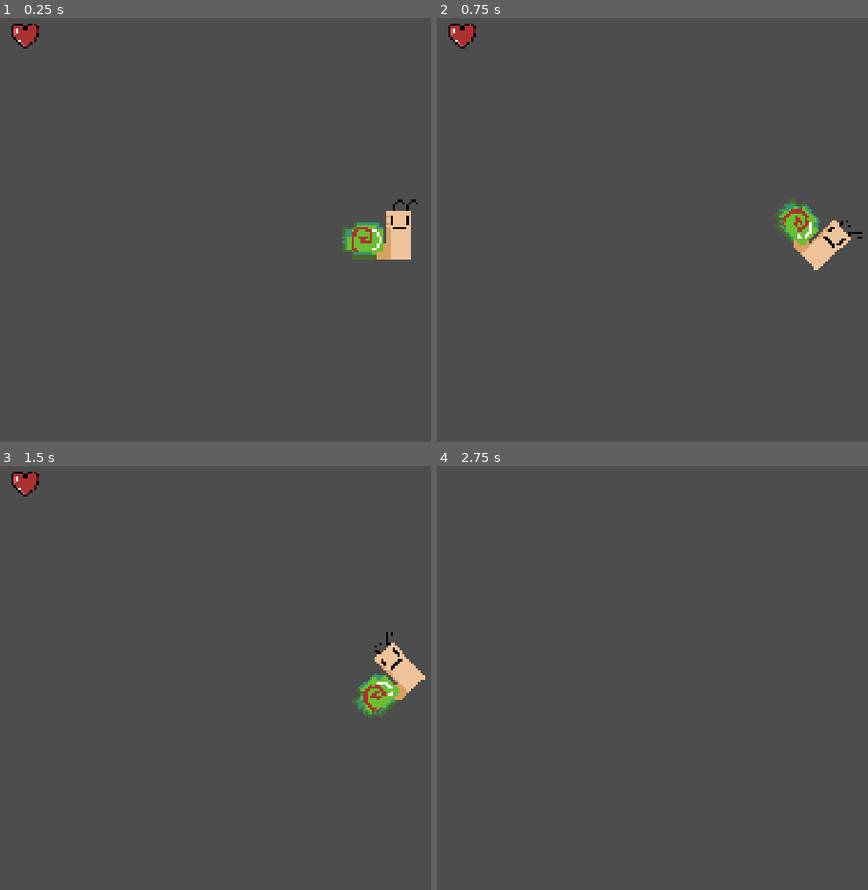
Above: before the commit, frames 1-4 (two rows, left to right).
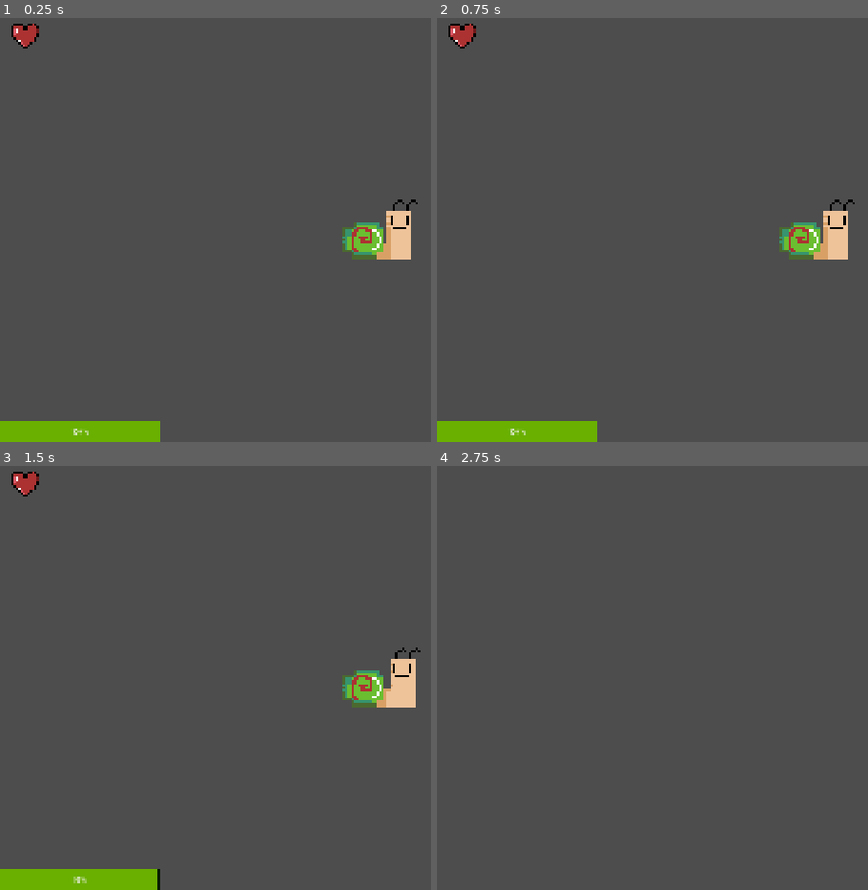
Above: after the commit, the same moments.

Repository: mark4pro/rogue-like
Game: Godot game, scene res://Scenes/shit.tscn
Two runs of this game, one before a commit and one after it. Both use one fixed random seed, a clock stepped at 60 frames per second and the inputs below. This scene is started directly instead of the project's main scene.
Inputs (mouse positions are in pixels of both pictures, inside the frame that each line leads up to):
- Up to frame 1 (0.25 s): no input
- Up to frame 2 (0.75 s): tap Enter at 0.5 s; move the mouse to (outside the picture) at 0.52 s; hold D (right) from 0.53 s (still down); tap Ctrl (roll) at 0.6 s; click (outside the picture) at 0.67 s
- Up to frame 3 (1.5 s): tap Shift (sprint) at 0.8, 1.35 s; move the mouse to (228, 694) at 1.27 s; release D (right) at 1.28 s; hold S (down) from 1.28 s (still down)
- Up to frame 4 (2.75 s): tap Ctrl (roll) at 1.55 s; move the mouse to (outside the picture) at 2.02 s; release S (down) at 2.03 s; hold D (right) from 2.03 s (still down); tap F6 (free_cam) at 2.1 s; tap Shift (sprint) at 2.3 s

The runs differ from the first frame. In frame 1, 1.8% of the frame differs, in the area x 0-38%, y 95-100%; in frame 2, 3.5%, in the area x 0-99%, y 42-100%; in frame 3, 3.4%; in frame 4, nothing differs.

Commit message:
Cleaned up player controller
Added stamina bar and reworked sprint.

Diff:
--- a/Assets/prefabs/player.tscn
+++ b/Assets/prefabs/player.tscn
@@ -78,9 +78,17 @@
 "speed": 5.0
 }]
 
+[sub_resource type="StyleBoxFlat" id="StyleBoxFlat_g621r"]
+bg_color = Color(0.029605996, 0.11629819, 3.008172e-08, 1)
+
+[sub_resource type="StyleBoxFlat" id="StyleBoxFlat_gmoaq"]
+bg_color = Color(0.41269875, 0.68949276, 3.85046e-07, 1)
+
 [node name="Player" type="RigidBody2D" unique_id=2014763879 groups=["Player"]]
 gravity_scale = 0.0
 script = ExtResource("1_fj04p")
+stamina_norm_color = Color(0.4117647, 0.6901961, 0, 1)
+stamina_exh_color = Color(0.31672, 0.37, 0.2368, 1)
 metadata/_edit_group_ = true
 
 [node name="CollisionShape2D" type="CollisionShape2D" parent="." unique_id=2099576623]
@@ -92,13 +100,6 @@
 sprite_frames = SubResource("SpriteFrames_i87ed")
 animation = &"walk"
 
-[node name="Timer" type="Timer" parent="." unique_id=785397555]
-one_shot = true
-
-[node name="cooldown" type="Timer" parent="." unique_id=112591730]
-wait_time = 0.2
-one_shot = true
-
 [node name="roll_cooldown" type="Timer" parent="." unique_id=1953313286]
 wait_time = 2.0
 one_shot = true
@@ -106,12 +107,22 @@
 [node name="Camera2D" type="Camera2D" parent="." unique_id=557111740]
 zoom = Vector2(7, 7)
 
-[node name="CanvasLayer" type="CanvasLayer" parent="." unique_id=963694637]
+[node name="UI" type="CanvasLayer" parent="." unique_id=963694637]
 
-[node name="TextureProgressBar" type="TextureProgressBar" parent="CanvasLayer" unique_id=1503107830]
+[node name="HealthBar" type="TextureProgressBar" parent="UI" unique_id=1503107830]
 offset_right = 128.0
 offset_bottom = 128.0
 texture_progress = ExtResource("3_g621r")
 
-[connection signal="timeout" from="Timer" to="." method="_on_timer_timeout"]
+[node name="StaminaBar" type="ProgressBar" parent="UI" unique_id=513536406]
+anchors_preset = 2
+anchor_top = 1.0
+anchor_bottom = 1.0
+offset_top = -50.0
+offset_right = 400.0
+grow_vertical = 0
+theme_override_styles/background = SubResource("StyleBoxFlat_g621r")
+theme_override_styles/fill = SubResource("StyleBoxFlat_gmoaq")
+value = 100.0
+
 [connection signal="timeout" from="roll_cooldown" to="." method="_on_roll_cooldown_timeout"]
--- a/Script/player_controller.gd
+++ b/Script/player_controller.gd
@@ -1,18 +1,35 @@
 extends RigidBody2D
 
-@onready var health_bar = $CanvasLayer/TextureProgressBar
+@onready var health_bar = $UI/HealthBar
+@onready var stamina_bar = $UI/StaminaBar
 @onready var roll_cooldown = $roll_cooldown
-@onready var sprint_timer = $Timer
-@onready var cooldown_timer = $cooldown
-var roll : bool = false
-var health = 100
-var max_health = 100
-var can_roll : bool = true
 
+@export_category("Stats")
+@export var max_health = 100
+@export var health = max_health
+@export var max_stamina = 100
+@export var stamina = max_stamina
+@export var stamina_regen = 5
+@export var stamina_exhausted_regen = 15
+@export var stamina_drain = 25
+
+@export_category("Movement")
 @export var sprint_speed : float = 15000
 @export var walk_speed : float = 7000
 @export var roll_speed : float = 7
 
+@export_category("UI")
+@export var stamina_norm_color : Color
+@export var stamina_exh_color : Color
+
+var regen_stamina : bool = false
+var can_sprint : bool = true
+var is_rolling : bool = false
+var can_roll : bool = true
+var is_moving : bool = false
+var is_sprinting : bool = false
+
+var dir : Vector2 = Vector2.ZERO
 var speed : float = walk_speed
 var rspeed : float = roll_speed
 
@@ -25,42 +42,55 @@
 	health = clamp(health, 0, max_health)
 	health_bar.value = health
 
-func _physics_process(delta: float) -> void:
-	if Input.is_action_just_pressed("sprint") and cooldown_timer.time_left == 0:
+func _process(delta: float) -> void:
+	#Movement check
+	is_moving = not dir == Vector2.ZERO
+	is_sprinting = speed == sprint_speed
+	can_sprint = not regen_stamina and stamina > 0
+	regen_stamina = not can_sprint and stamina < max_stamina
+
+	#Activate sprint
+	if Input.is_action_just_pressed("sprint") and can_sprint:
 		speed = sprint_speed
-		$Sprite2D.speed_scale = 3
-		sprint_timer.start()
 	if Input.is_action_just_released("sprint"):
 		speed = walk_speed
+
+	#Drain stamina if sprinting
+	if is_moving and is_sprinting and can_sprint:
+		stamina -= stamina_drain * delta
+
+	#Regen stamina if stamina isn't full (doesn't stop strinting)
+	if not is_sprinting and can_sprint and stamina < max_stamina:
+		stamina += stamina_regen * delta
+
+	#Regen stamina if fully drained (stops strinting)
+	if regen_stamina:
+		stamina += stamina_exhausted_regen * delta
+
+	#Set speed back to walk speed
+	if not can_sprint:
+		speed = walk_speed
+
+	#Set animation speed
+	if is_sprinting:
+		$Sprite2D.speed_scale = 3
+	else:
 		$Sprite2D.speed_scale = 1
-		sprint_timer.stop()
-		cooldown_timer.start()
 
-	var dir : Vector2 = Vector2(Input.get_axis("left", "right"), Input.get_axis("up", "down")).normalized()
+	#Walk animation state
+	if not dir == Vector2.ZERO:
+		$Sprite2D.play("walk")
+	else:
+		$Sprite2D.stop()
+	if is_rolling:
+		$Sprite2D.stop()
 
-	linear_velocity = dir * speed * delta;
-
-	if linear_velocity != Vector2.ZERO and not roll:
-		$Sprite2D.play("walk")
-
-	if Input.is_action_just_pressed("roll") and not roll and can_roll:
-		roll = true
+	#Activate roll
+	if Input.is_action_just_pressed("roll") and not is_rolling and can_roll:
+		is_rolling = true
 		can_roll = false
 
-	if dir == Vector2.ZERO:
-		$Sprite2D.stop()
-
-	if roll:
-		$Sprite2D.stop()
-		$Sprite2D.rotation += rspeed * delta
-
-	$Sprite2D.rotation_degrees = int($Sprite2D.rotation_degrees) % 360
-
-	if $Sprite2D.rotation_degrees == 0 and roll:
-		$Sprite2D.rotation = 0
-		roll_cooldown.start()
-		roll = false
-
+	#Flip sprint and rotation based on direction
 	if linear_velocity.x < 0:
 		$Sprite2D.flip_h = true
 		rspeed = -roll_speed
@@ -68,11 +98,33 @@
 		$Sprite2D.flip_h = false
 		rspeed = roll_speed
 
-func _on_timer_timeout() -> void:
-	speed = walk_speed
-	$Sprite2D.speed_scale = 1
-	cooldown_timer.start()
+	#Finish roll and start cool down
+	if $Sprite2D.rotation == 0 and is_rolling:
+		$Sprite2D.rotation = 0
+		roll_cooldown.start()
+		is_rolling = false
 
+	#Roll over rotation so it stays between 0 and 359
+	$Sprite2D.rotation_degrees = int($Sprite2D.rotation_degrees) % 360
+
+	#Update the UI here
+	stamina_bar.value = (stamina / max_stamina) * 100
+	if can_sprint:
+		stamina_bar.get_theme_stylebox("fill").bg_color = stamina_norm_color
+	else:
+		stamina_bar.get_theme_stylebox("fill").bg_color = stamina_exh_color
+
+func _physics_process(delta: float) -> void:
+	#Move player
+	if not is_rolling:
+		dir = Vector2(Input.get_axis("left", "right"), Input.get_axis("up", "down")).normalized()
+	else:
+		dir = Vector2.ZERO #Don't move when rolling
+	linear_velocity = dir * speed * delta;
+
+	#Roll logic
+	if is_rolling:
+		$Sprite2D.rotation += rspeed * delta
 
 func _on_roll_cooldown_timeout() -> void:
 	can_roll = true
